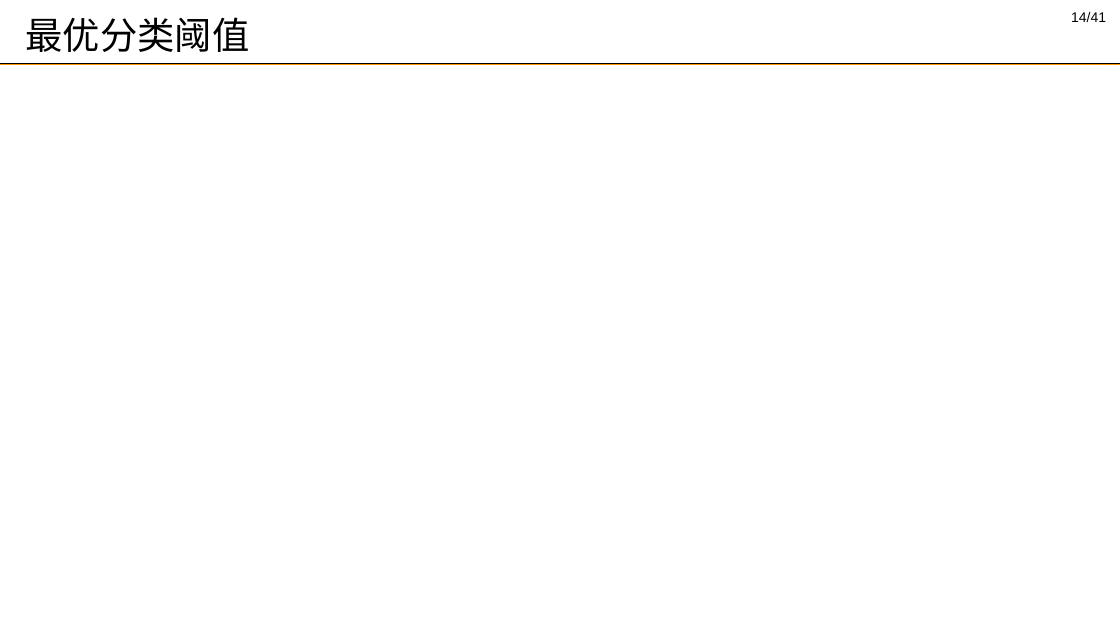
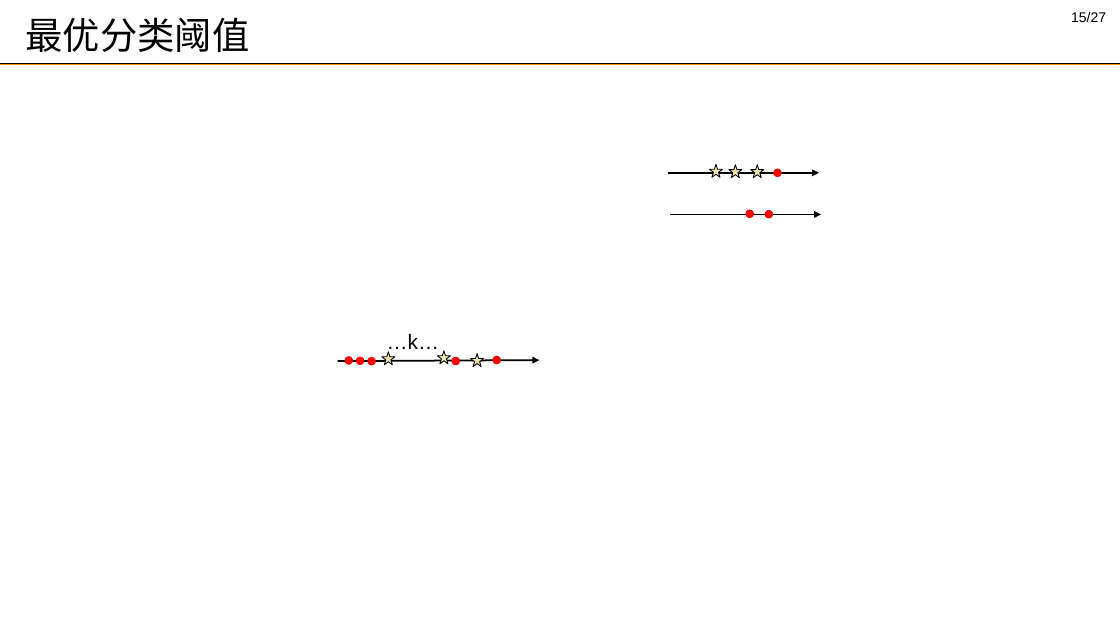
Before and after one commit to DMRookie/finaldesign, a slide deck: slide 15 of 答辩_谢思发_2.pptx (slide 14 before the commit). Drawn at 1120x630 pixels with LibreOffice and Linux fonts; fonts in the diff are those of the drawing; grey boxes stand for pictures; background and template pictures are left out. Boxes give left, top, right and bottom in pixels: in the first picture for what was removed or moved away, otherwise in the second. Text is boxed around its words. In the diff, an @@ line names an element or a change of style, - is before the commit and + after.

```diff
--- a/答辩_谢思发_2.pptx
+++ b/答辩_谢思发_2.pptx
@@ page number at <box>1071,12,1106,22</box>: text changed @@
-14/41
+15/27
@@ arrow added from (668, 173) to (819, 173), #000000 1.5 pt @@
@@ star added at <box>710,165,723,178</box>, fill #EFE6AF, outline #000000 0.75 pt @@
@@ star added at <box>729,165,743,178</box>, fill #EFE6AF, outline #000000 0.75 pt @@
@@ star added at <box>751,165,765,178</box>, fill #EFE6AF, outline #000000 0.75 pt @@
@@ ellipse added at <box>774,169,781,176</box>, fill #FF0000, outline #FF0000 0.75 pt @@
@@ arrow added from (670, 214) to (821, 214), #000000 1.5 pt @@
@@ ellipse added at <box>746,210,754,218</box>, fill #FF0000, outline #FF0000 0.75 pt @@
@@ ellipse added at <box>765,211,773,218</box>, fill #FF0000, outline #FF0000 0.75 pt @@
@@ ellipse added at <box>345,357,353,365</box>, fill #FF0000, outline #FF0000 0.75 pt @@
@@ ellipse added at <box>356,357,364,365</box>, fill #FF0000, outline #FF0000 0.75 pt @@
@@ ellipse added at <box>368,358,376,365</box>, fill #FF0000, outline #FF0000 0.75 pt @@
@@ star added at <box>382,352,396,365</box>, fill #EFE6AF, outline #000000 0.75 pt @@
@@ text added at <box>387,333,439,353</box>, 18 pt, text #000000 @@
+…k…
@@ star added at <box>438,351,451,365</box>, fill #EFE6AF, outline #000000 0.75 pt @@
@@ ellipse added at <box>452,357,460,365</box>, fill #FF0000, outline #FF0000 0.75 pt @@
@@ star added at <box>471,354,484,367</box>, fill #EFE6AF, outline #000000 0.75 pt @@
@@ ellipse added at <box>493,356,501,364</box>, fill #FF0000, outline #FF0000 0.75 pt @@
@@ arrow added from (338, 361) to (539, 360), #000000 1.5 pt @@
```
Also in this commit, not shown: 2 other slides changed, 1 slide added, 2 slides removed, 1 other file.
